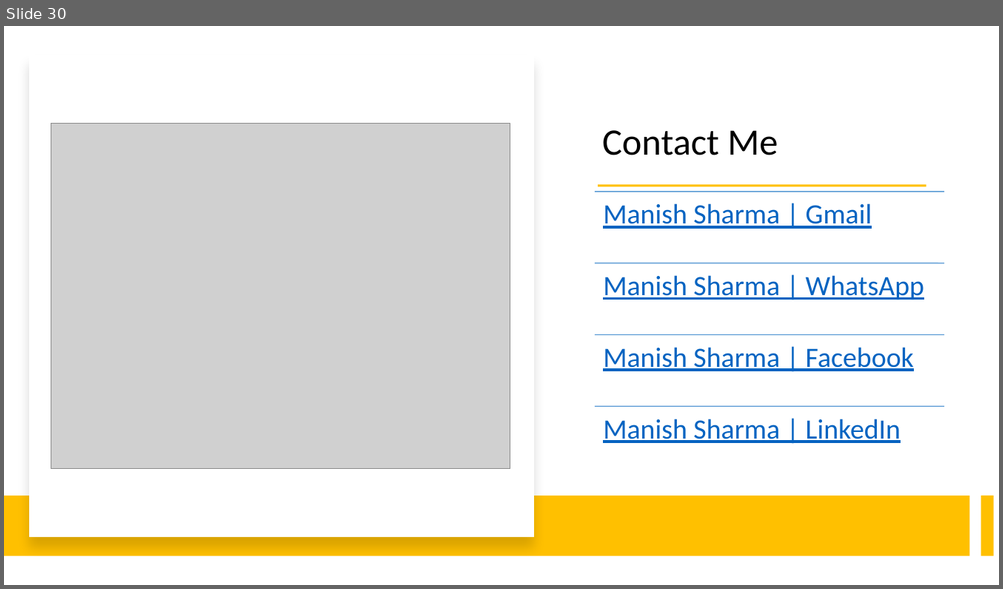
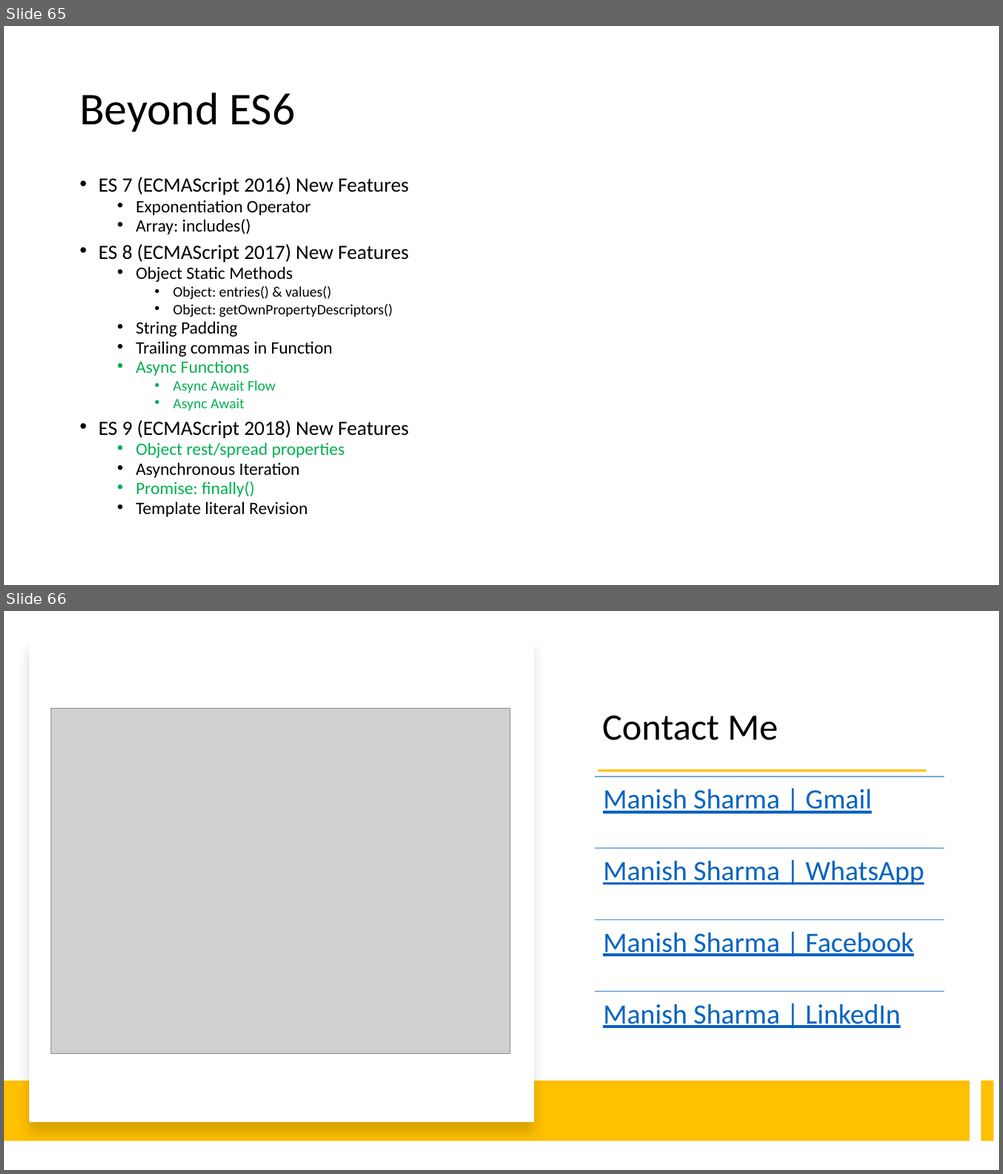
Before and after one commit to madhurinitu/EcmaBy_Manish, a slide deck: Notes/ECMAScript.pptx. Shown one above the other, each under a label of ours: slide 30 before the commit, slides 65 and 66 after it. The pictures are 1003x589 and 1003x1174 pixels, drawn with LibreOffice and Linux fonts; fonts in the diff are those of the drawing; grey boxes stand for pictures. Boxes give left, top, right and bottom in pixels: in the first picture for what was removed or moved away, otherwise in the second. Text is boxed around its words. In the diff, an @@ line names an element or a change of style, - is before the commit and + after.

```diff
--- a/Notes/ECMAScript.pptx
+++ b/Notes/ECMAScript.pptx
@@ slide 65 added at bbox=[4, 26, 999, 585], background #FFFFFF @@
@@ title added at bbox=[79, 93, 295, 132], 44 pt, text #000000 @@
+Beyond ES6
@@ text added at bbox=[99, 177, 409, 517], 16.8 pt, text #000000 @@
+• ES 7 (ECMAScript 2016) New Features
+  • Exponentiation Operator
+  • Array: includes()
+• ES 8 (ECMAScript 2017) New Features
+  • Object Static Methods
+    • Object: entries() & values()
+    • Object: getOwnPropertyDescriptors()
+  • String Padding
+  • Trailing commas in Function
+  • Async Functions
+    • Async Await Flow
+    • Async Await
+• ES 9 (ECMAScript 2018) New Features
+  • Object rest/spread properties
+  • Asynchronous Iteration
+  • Promise: finally()
+  • Template literal Revision
@@ what was slide 30 is now slide 66 @@
```
Also in this commit, not shown: 35 other slides added.
